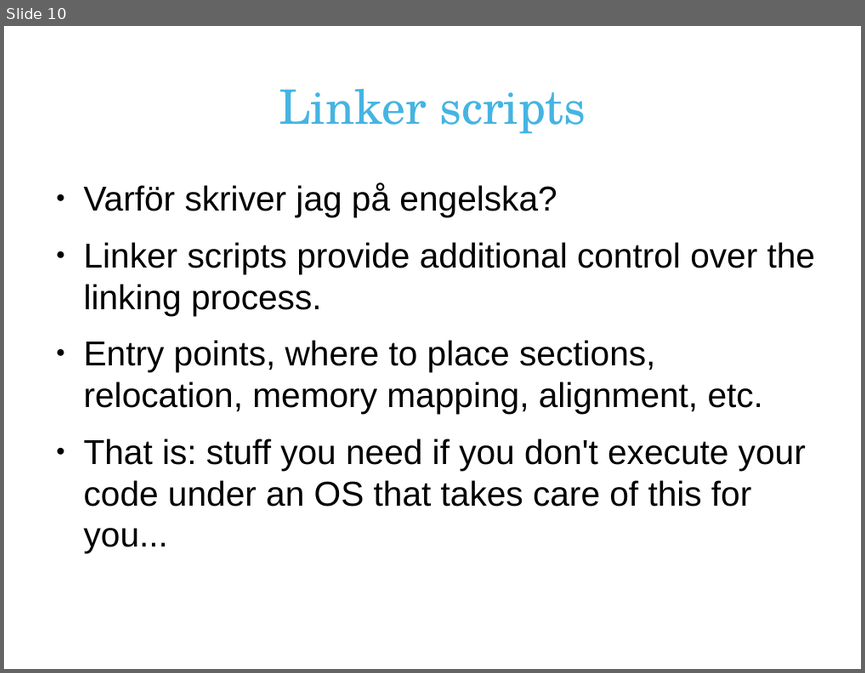
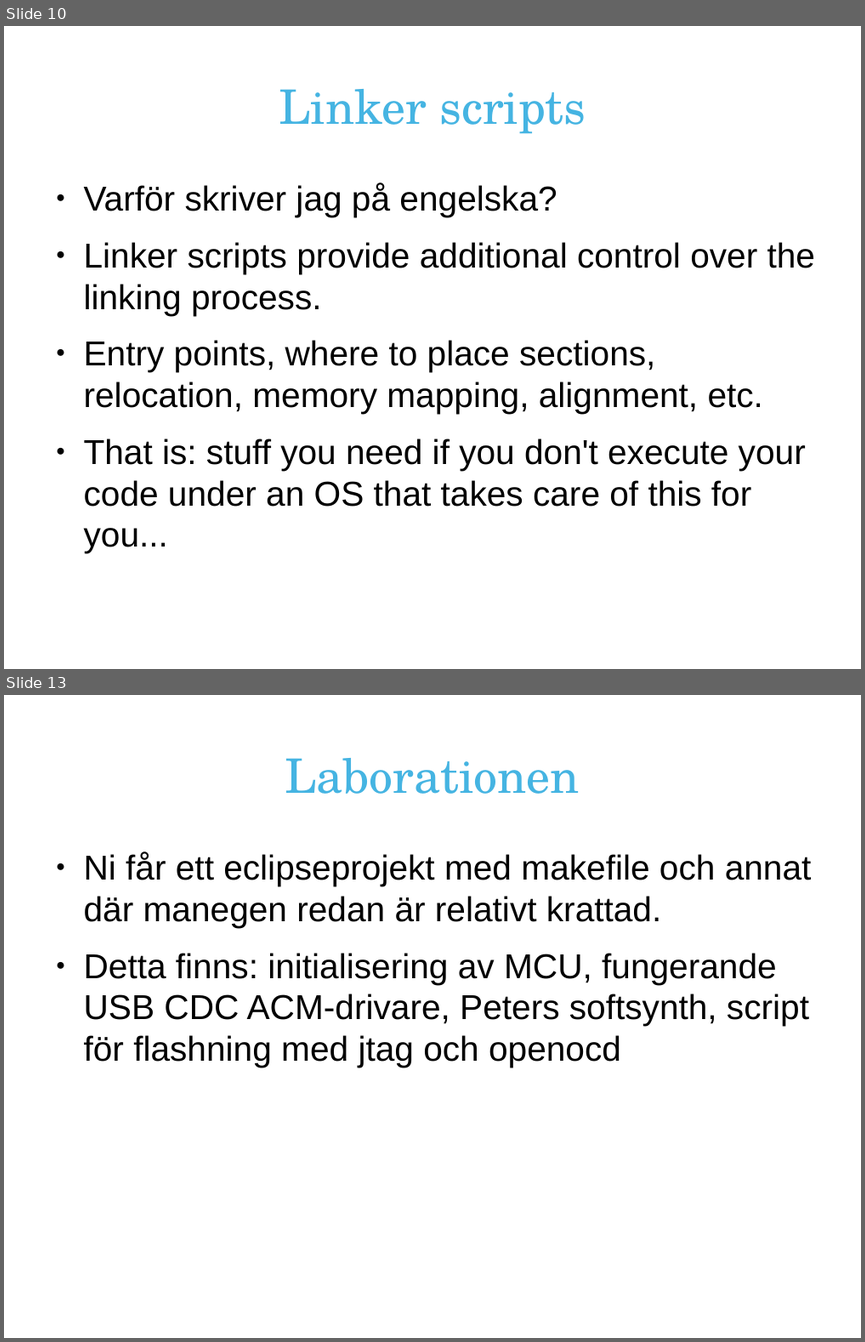
Before and after one commit to hnrkp/khelg2012-1, a slide deck: doc/pres.odp. Shown one above the other, each under a label of ours: slide 10 before the commit, slides 10 and 13 after it; the slides between them are not shown. The pictures are 865x673 and 865x1342 pixels, drawn with LibreOffice and Linux fonts; fonts in the diff are those of the drawing; background and template pictures are left out. Boxes give left, top, right and bottom in pixels: in the first picture for what was removed or moved away, otherwise in the second. Text is boxed around its words. In the diff, an @@ line names an element or a change of style, - is before the commit and + after.

```diff
--- a/doc/pres.odp
+++ b/doc/pres.odp
@@ slide 13 added at (4,695,861,1338), background #FFFFFF @@
@@ title added at (284,758,579,794), 44 pt, text #45B4E2 @@
+Laborationen
@@ text added at (84,852,812,1067), 32 pt, text #000000 @@
+● Ni får ett eclipseprojekt med makefile och annat där manegen redan är relativt krattad.
+● Detta finns: initialisering av MCU, fungerande USB CDC ACM-drivare, Peters softsynth, script för flashning med jtag och openocd
```
Also in this commit, not shown: 2 other slides added.
